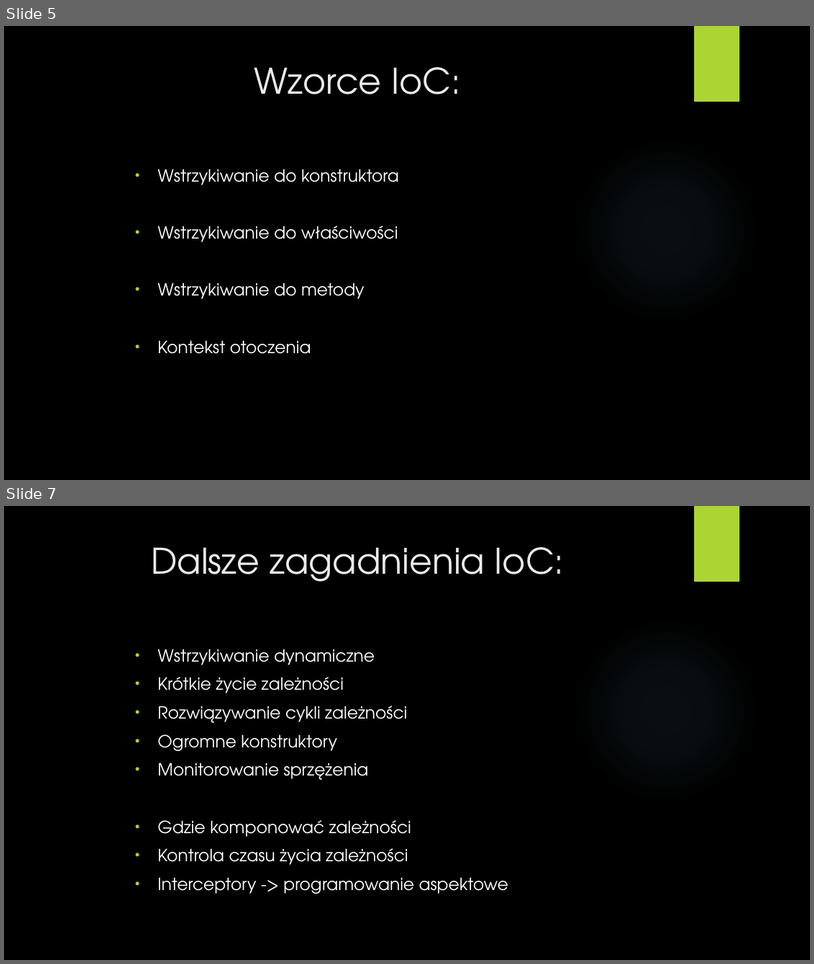
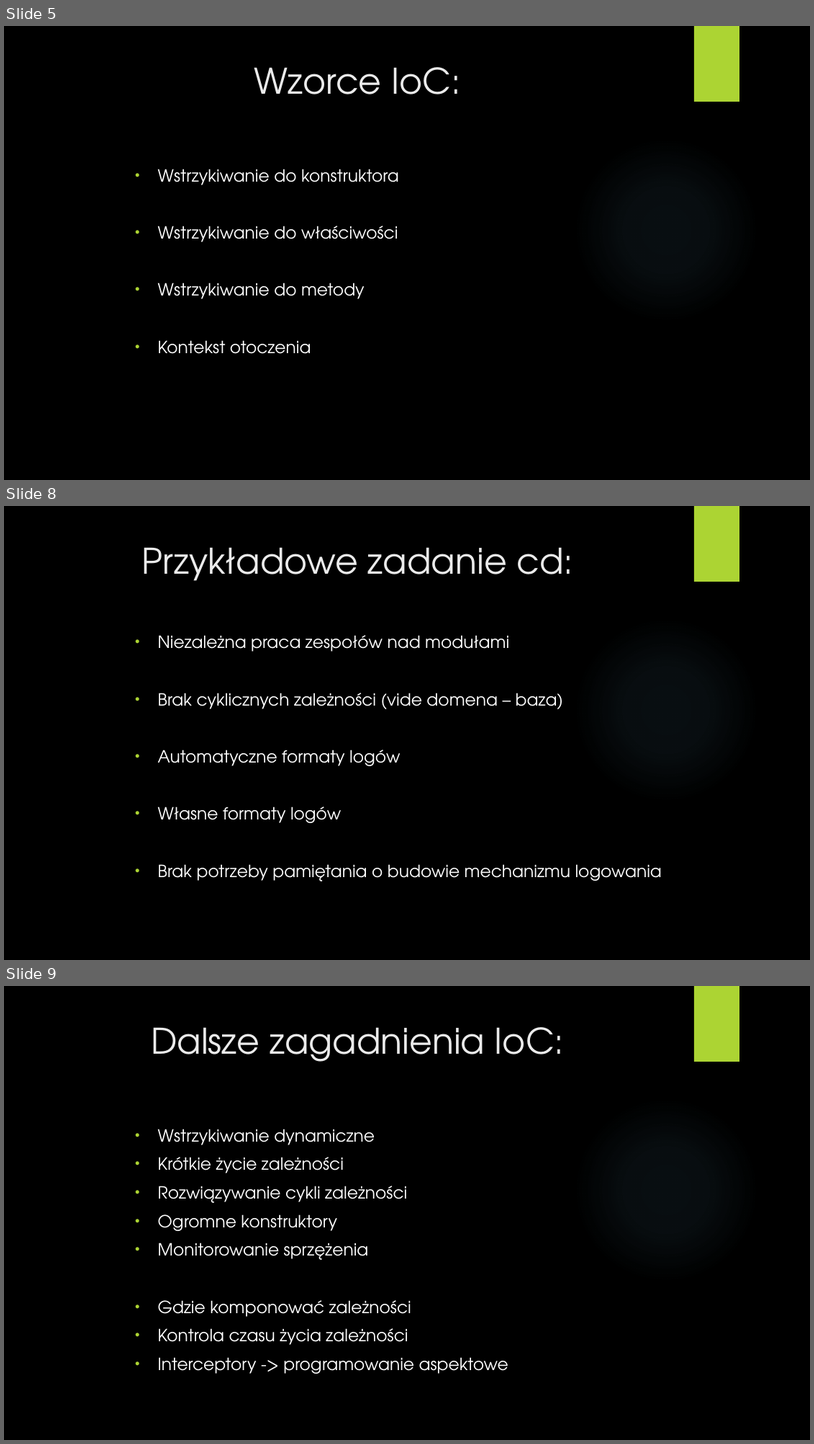
Before and after one commit to padzikm/IoC, a slide deck: Presentation.pptx. Shown one above the other, each under a label of ours: slides 5 and 7 before the commit, slides 5, 8 and 9 after it; the slides between them are not shown. The pictures are 814x964 and 814x1444 pixels, drawn with LibreOffice and Linux fonts; fonts in the diff are those of the drawing; background and template pictures are left out. Boxes give left, top, right and bottom in pixels: in the first picture for what was removed or moved away, otherwise in the second. Text is boxed around its words. In the diff, an @@ line names an element or a change of style, - is before the commit and + after.

```diff
--- a/Presentation.pptx
+++ b/Presentation.pptx
@@ slide 8 added at [4, 506, 810, 960], background picture (left out); not listed: 2 template elements that a slide beside it also shows @@
@@ title added at [142, 547, 574, 581], 42 pt, text #EBEBEB @@
+Przykładowe zadanie cd:
@@ text added at [158, 635, 662, 881], 20 pt, text #FFFFFF @@
+• Niezależna praca zespołów nad modułami
+• Brak cyklicznych zależności (vide domena – baza)
+• Automatyczne formaty logów
+• Własne formaty logów
+• Brak potrzeby pamiętania o budowie mechanizmu logowania
@@ what was slide 7 is now slide 9 @@
```
Also in this commit, not shown: 2 other slides added, 1 slide removed, 1 other file.
